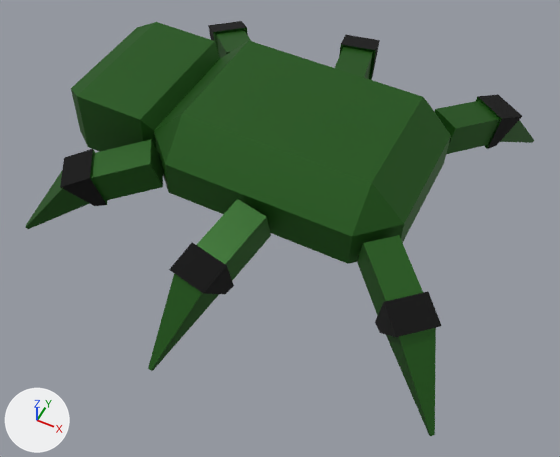
A saved change to the FBX model Assets/Models/debugBug.fbx.
One viewpoint serves both versions: a camera (50 mm lens) standing at (1.84, -4.05, 4.71) and looking at (0.01, -0.4, 0.15). Every picture has the same lights, and +X, +Y and +Z are marked at lower left. Where no turn or scale is listed for an object, it has been applied to the vertices.

The first picture shows 'Body', 'Foot_L_1', 'Foot_L_2', 'Foot_L_3', 'Foot_R_3', 'Leg_L_1', 'Leg_L_2', 'Leg_L_3', 'Leg_R_1', 'Leg_R_2', 'Leg_R_3'.
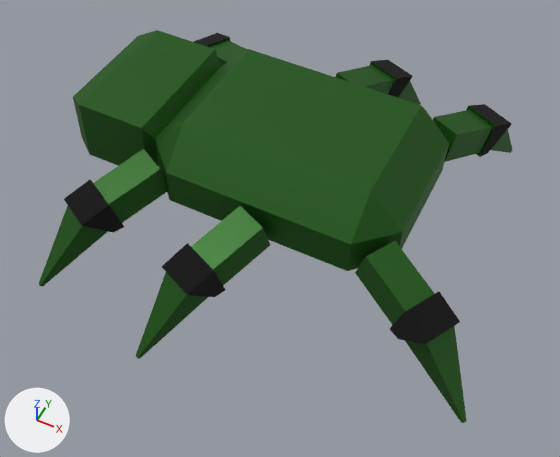
Edits to the scene script, one JSON object a line:
```json
{"op": "set", "path": "ob_leg_l_2.location", "old": "(0.0, 0.0, 0.0)", "new": "(0.194, 0.025, -0.026)"}
{"op": "set", "path": "ob_leg_l_2.rotation_euler", "old": "(0.0, 0.0, -3.142)", "new": "(-0.0648, 0.00932, 2.928)", "note": "degrees (0, 0, -180) -> degrees (-3.7, 0.5, 168)"}
{"op": "set", "path": "ob_foot_l_3.location", "old": "(0.0, 0.0, 0.0)", "new": "(-0.233, -0.302, 0.045)"}
{"op": "set", "path": "ob_foot_l_3.rotation_euler", "old": "(0.0, 0.0, -3.142)", "new": "(-0.0732, -0.0778, -2.819)", "note": "degrees (0, 0, -180) -> degrees (-4.2, -4.5, -162)"}
{"op": "set", "path": "ob_leg_r_1.location", "old": "(0.0, 0.0, 0.0)", "new": "(0.197, 0.345, -0.055)"}
{"op": "set", "path": "ob_leg_r_1.rotation_euler", "old": "(0.0, 0.0, -3.142)", "new": "(0.0171, 0.0165, -2.797)", "note": "degrees (0, 0, -180) -> degrees (1, 0.9, -160)"}
{"op": "set", "path": "ob_leg_l_3.location", "old": "(0.0, 0.0, 0.0)", "new": "(-0.233, -0.302, 0.045)"}
{"op": "set", "path": "ob_leg_l_3.rotation_euler", "old": "(0.0, 0.0, -3.142)", "new": "(-0.0732, -0.0778, -2.819)", "note": "degrees (0, 0, -180) -> degrees (-4.2, -4.5, -162)"}
{"op": "set", "path": "ob_foot_l_2.location", "old": "(0.0, 0.0, 0.0)", "new": "(0.194, 0.025, -0.026)"}
{"op": "set", "path": "ob_foot_l_2.rotation_euler", "old": "(0.0, 0.0, -3.142)", "new": "(-0.0648, 0.00932, 2.928)", "note": "degrees (0, 0, -180) -> degrees (-3.7, 0.5, 168)"}
{"op": "set", "path": "ob_body.location", "old": "(0.0, 0.0, 0.0)", "new": "(-0.001, 0.0, -0.082)"}
{"op": "set", "path": "ob_foot_l_1.location", "old": "(0.0, 0.0, 0.0)", "new": "(-0.459, 0.377, -0.053)"}
{"op": "set", "path": "ob_foot_l_1.rotation_euler", "old": "(0.0, 0.0, -3.142)", "new": "(-0.0141, 0.0205, -2.626)", "note": "degrees (0, 0, -180) -> degrees (-0.8, 1.2, -150)"}
{"op": "set", "path": "ob_foot_r_2.location", "old": "(0.0, 0.0, 0.0)", "new": "(-0.521, 0.083, 0.042)"}
{"op": "set", "path": "ob_foot_r_2.rotation_euler", "old": "(0.0, 0.0, -3.142)", "new": "(0.138, 0.0356, 2.536)", "note": "degrees (0, 0, -180) -> degrees (7.9, 2, 145)"}
{"op": "set", "path": "ob_leg_r_2.location", "old": "(0.0, 0.0, 0.0)", "new": "(-0.521, 0.083, 0.042)"}
{"op": "set", "path": "ob_leg_r_2.rotation_euler", "old": "(0.0, 0.0, -3.142)", "new": "(0.138, 0.0356, 2.536)", "note": "degrees (0, 0, -180) -> degrees (7.9, 2, 145)"}
{"op": "set", "path": "ob_foot_r_3.location", "old": "(0.0, 0.0, 0.0)", "new": "(0.076, -0.177, 0.04)"}
{"op": "set", "path": "ob_foot_r_3.rotation_euler", "old": "(0.0, 0.0, -3.142)", "new": "(0.0914, -0.0587, -3.008)", "note": "degrees (0, 0, -180) -> degrees (5.2, -3.4, -172)"}
{"op": "set", "path": "ob_leg_l_1.location", "old": "(0.0, 0.0, 0.0)", "new": "(-0.459, 0.377, -0.053)"}
{"op": "set", "path": "ob_leg_l_1.rotation_euler", "old": "(0.0, 0.0, -3.142)", "new": "(-0.0141, 0.0205, -2.626)", "note": "degrees (0, 0, -180) -> degrees (-0.8, 1.2, -150)"}
{"op": "set", "path": "ob_leg_r_3.location", "old": "(0.0, 0.0, 0.0)", "new": "(0.076, -0.177, 0.04)"}
{"op": "set", "path": "ob_leg_r_3.rotation_euler", "old": "(0.0, 0.0, -3.142)", "new": "(0.0914, -0.0587, -3.008)", "note": "degrees (0, 0, -180) -> degrees (5.2, -3.4, -172)"}
```

Pixel boxes (x1, y1, x2, y2) of what changed, in the pictures (560 x 457 px):
```json
{"object": "Body", "change": "moved", "before": [71, 22, 451, 264], "after": [73, 30, 449, 271]}
{"object": "Leg_L_1", "change": "moved, turned", "before": [60, 139, 163, 206], "after": [64, 149, 167, 233]}
{"object": "Leg_L_3", "change": "moved, turned", "before": [357, 235, 441, 337], "after": [355, 241, 460, 344]}
{"object": "Leg_L_2", "change": "moved, turned", "before": [169, 199, 271, 294], "after": [162, 206, 270, 297]}
{"object": "Foot_L_3", "change": "moved, turned", "before": [386, 328, 436, 436], "after": [405, 326, 467, 423]}
{"object": "Leg_R_3", "change": "moved, turned", "before": [435, 94, 522, 154], "after": [433, 104, 512, 162]}
{"object": "Foot_L_2", "change": "moved, turned", "before": [148, 273, 219, 371], "after": [136, 272, 208, 359]}
{"object": "Foot_L_1", "change": "moved, turned", "before": [25, 171, 90, 229], "after": [39, 206, 108, 286]}
{"object": "Leg_R_2", "change": "moved, turned", "before": [335, 34, 380, 80], "after": [336, 60, 413, 98]}
{"object": "Leg_R_1", "change": "moved, turned", "before": [208, 21, 251, 58], "after": [194, 33, 248, 67]}
{"object": "Foot_R_3", "change": "moved, turned", "before": [500, 120, 534, 143], "after": [491, 129, 513, 153]}
{"object": "Foot_R_2", "change": "moved, turned", "after": [398, 81, 421, 105], "on screen": "not visible before"}
```
